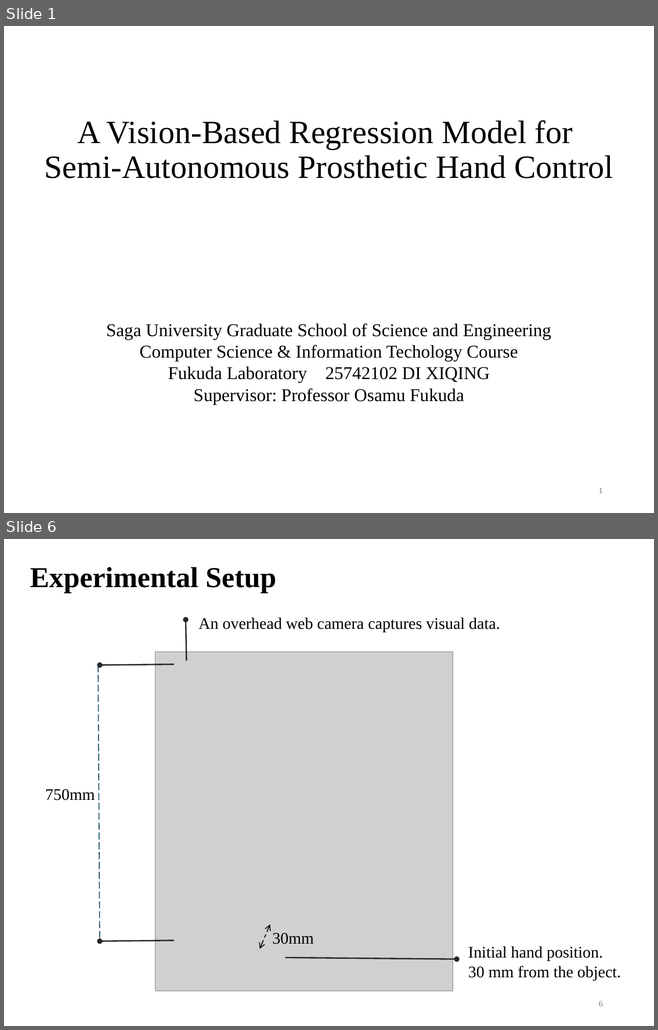
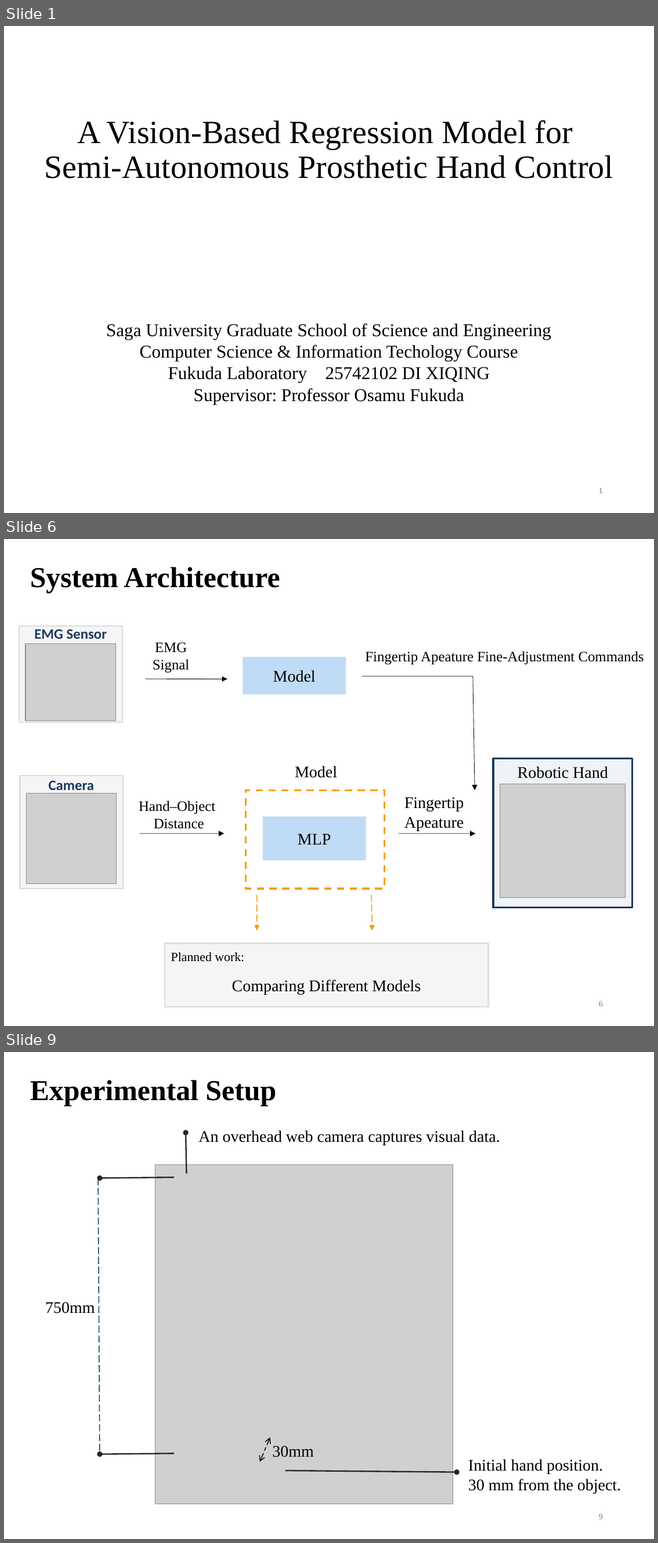
Before and after one commit to DiXiQing/Multimodal_Imitation_Learning, a slide deck: Zemi/2026-10-28v2-Di.pptx. Shown one above the other, each under a label of ours: slides 1 and 6 before the commit, slides 1, 6 and 9 after it; the slides between them are not shown. The pictures are 658x1030 and 658x1543 pixels, drawn with LibreOffice and Linux fonts; fonts in the diff are those of the drawing; grey boxes stand for pictures. Boxes give left, top, right and bottom in pixels: in the first picture for what was removed or moved away, otherwise in the second. Text is boxed around its words. In the diff, an @@ line names an element or a change of style, - is before the commit and + after.

```diff
--- a/Zemi/2026-10-28v2-Di.pptx
+++ b/Zemi/2026-10-28v2-Di.pptx
@@ slide 6 added at [4, 539, 654, 1026], background #FFFFFF @@
@@ text added at [30, 567, 280, 593], 32 pt, text #000000, bold @@
+System Architecture
@@ rounded rectangle added at [19, 626, 122, 722], fill #F5F5F5, outline #DDDDDD 1.5 pt @@
@@ text added at [34, 629, 107, 639], 16 pt, text #1E3A5F, bold @@
+EMG Sensor
@@ text added at [152, 642, 189, 673], 16 pt, text #000000 @@
+EMG Signal
@@ picture added at [25, 643, 116, 720] @@
@@ rounded rectangle added at [242, 657, 346, 695], fill #C0DBF5, 18 pt, text #000000 @@
+Model
@@ text added at [365, 651, 644, 665], 16 pt, text #000000 @@
+Fingertip Apeature Fine-Adjustment Commands
@@ freeform shape added at [362, 676, 475, 790], outline #000000 0.5 pt @@
@@ arrow added from (146, 679) to (227, 679), #000000 0.5 pt @@
@@ rounded rectangle added at [493, 759, 632, 908], fill #EEF3F8, outline #1E3A5F 2.25 pt, 18 pt, text #000000 @@
+Robotic Hand
@@ rounded rectangle added at [20, 776, 123, 889], fill #F5F5F5, outline #DDDDDD 1.5 pt @@
@@ text added at [49, 780, 94, 794], 16 pt, text #1E3A5F, bold @@
+Camera
@@ text added at [295, 766, 337, 778], 18 pt, text #000000 @@
+Model
@@ picture added at [26, 794, 117, 884] @@
@@ rectangle added at [246, 790, 384, 889], outline #F59E0B 2 pt dashed @@
@@ text added at [404, 797, 464, 831], 18 pt, text #000000 @@
+Fingertip
+Apeature
@@ picture added at [500, 784, 625, 897] @@
@@ text added at [139, 801, 215, 829], 16 pt, text #000000 @@
+Hand–Object
+Distance
@@ rounded rectangle added at [263, 816, 366, 860], fill #C0DBF5, 18 pt, text #000000 @@
+MLP
@@ arrow added from (140, 834) to (224, 834), #000000 0.5 pt @@
@@ arrow added from (398, 834) to (475, 834), #000000 0.5 pt @@
@@ arrow added from (257, 895) to (257, 931), #F59E0B 1 pt dashed @@
@@ arrow added from (371, 895) to (372, 931), #F59E0B 1 pt dashed @@
@@ rounded rectangle added at [165, 944, 488, 1008], fill #F5F5F5, outline #DDDDDD 1.5 pt, 18 pt, text #000000 @@
+Comparing Different Models
@@ text added at [171, 953, 244, 962], 14 pt, text #000000 @@
+Planned work:
@@ page number added at [598, 1001, 603, 1006], 9 pt, text #797979 @@
+6
@@ what was slide 6 is now slide 9 @@
@@ page number at [598, 1514, 603, 1519]: text changed @@
-6
+9
```
Also in this commit, not shown: 13 slides changed, 1 other slide added, 1 slide removed, 24 other files.
